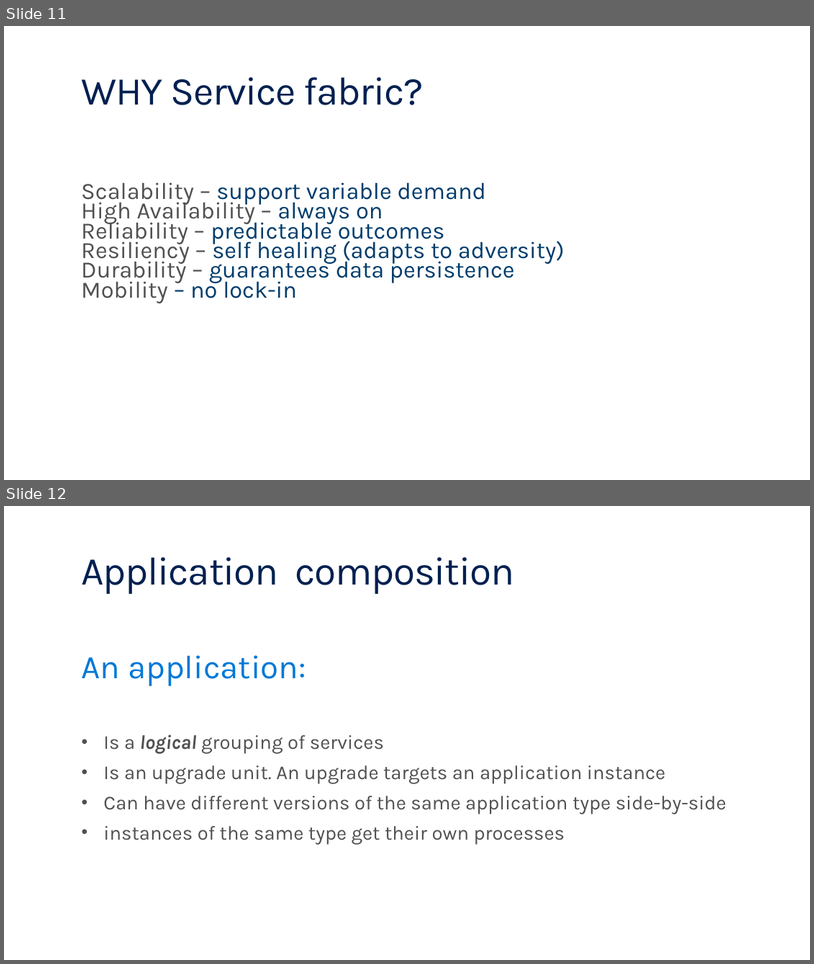
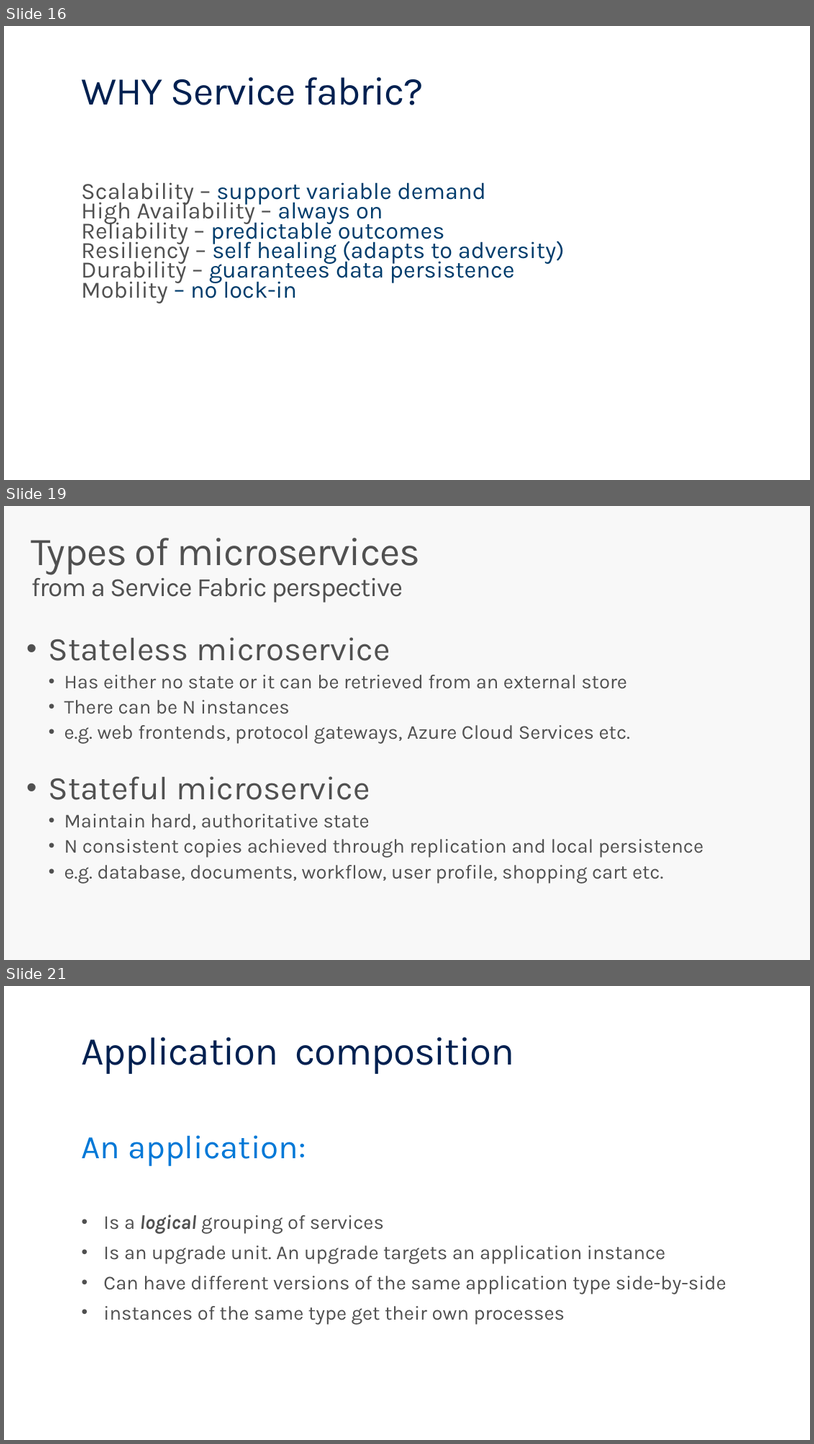
Before and after one commit to brentstineman/PersonalStuff, a slide deck: Presentations/Service Fabric/ServiceFabric Overview.pptx. Shown one above the other, each under a label of ours: slides 11 and 12 before the commit, slides 16, 19 and 21 after it; the slides between them are not shown. The pictures are 814x964 and 814x1444 pixels, drawn with LibreOffice and Linux fonts; fonts in the diff are those of the drawing. Boxes give left, top, right and bottom in pixels: in the first picture for what was removed or moved away, otherwise in the second. Text is boxed around its words. In the diff, an @@ line names an element or a change of style, - is before the commit and + after.

```diff
--- a/Presentations/Service Fabric/ServiceFabric Overview.pptx
+++ b/Presentations/Service Fabric/ServiceFabric Overview.pptx
@@ slide 19 added at <box>4,506,810,960</box>, background #F8F8F8 @@
@@ title added at <box>31,538,420,602</box>, 32 pt, text #505050 @@
+Types of microservices
+from a Service Fabric perspective
@@ text added at <box>49,637,704,883</box>, 24 pt, text #505050 @@
+• Stateless microservice
+  • Has either no state or it can be retrieved from an external store
+  • There can be N instances
+  • e.g. web frontends, protocol gateways, Azure Cloud Services etc.
+• Stateful microservice
+  • Maintain hard, authoritative state
+  • N consistent copies achieved through replication and local persistence
+  • e.g. database, documents, workflow, user profile, shopping cart etc.
@@ what was slide 11 is now slide 16 @@
@@ what was slide 12 is now slide 21 @@
```
Also in this commit, not shown: 10 other slides added, 1 slide removed, 1 other file.
